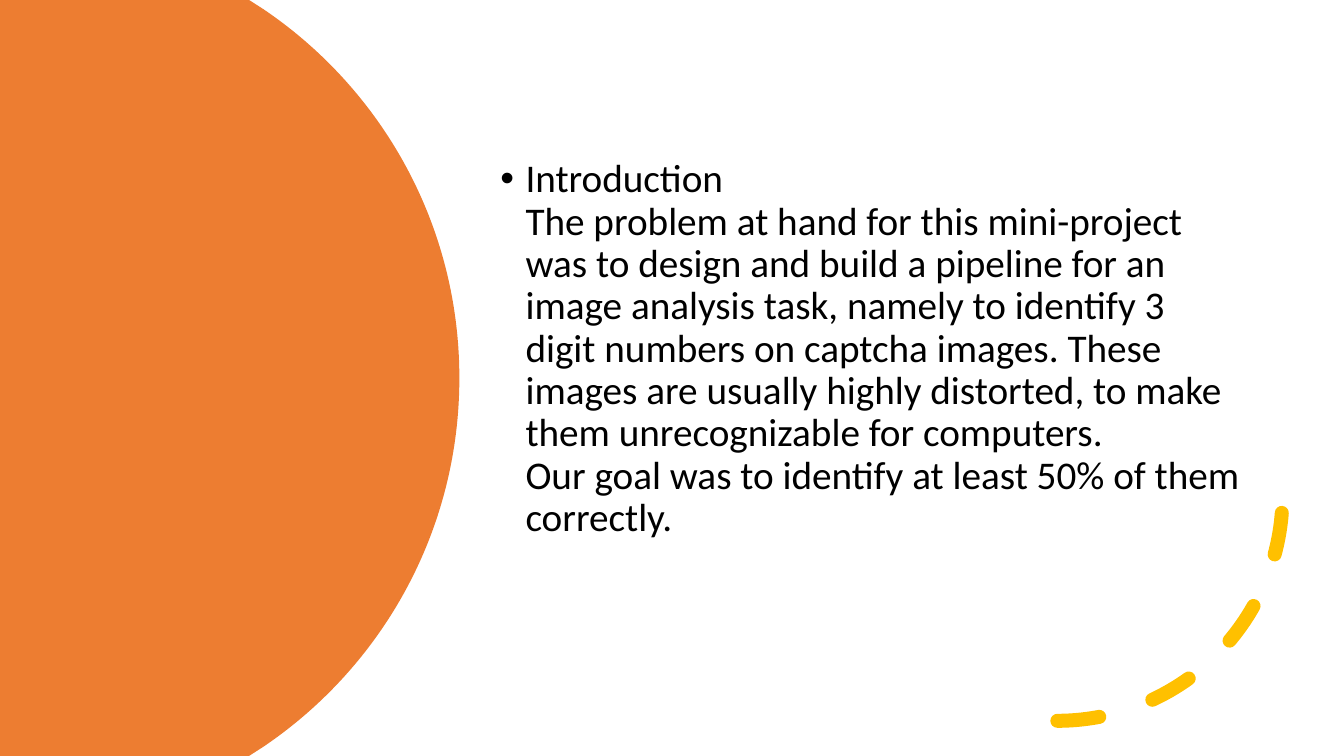
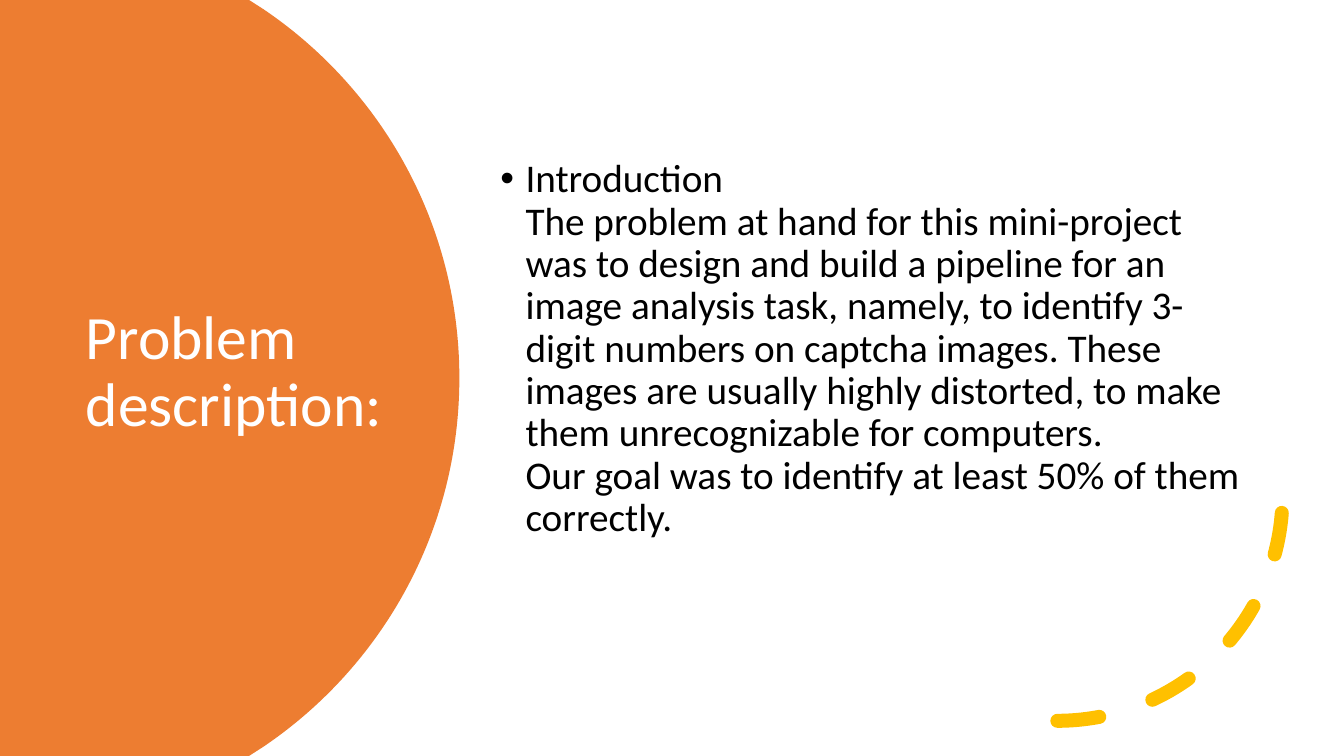
Before and after one commit to bidlekm/Captcha_Detection, a slide deck: slide 2 of Intro2IA_Mini_Project_complete/mini_project/presentation.pptm. Drawn at 1344x756 pixels with LibreOffice and Linux fonts; fonts in the diff are those of the drawing. Boxes give left, top, right and bottom in pixels: in the first picture for what was removed or moved away, otherwise in the second. Text is boxed around its words. In the diff, an @@ line names an element or a change of style, - is before the commit and + after.

```diff
--- a/Intro2IA_Mini_Project_complete/mini_project/presentation.pptm
+++ b/Intro2IA_Mini_Project_complete/mini_project/presentation.pptm
@@ text at (526,164,1239,538): text changed @@
-• Introduction
-  The problem at hand for this mini-project was to design and build a pipeline for an
-  image analysis task, namely to identify 3 digit numbers on captcha images. These
-  images are usually highly distorted, to make them unrecognizable for computers.
-  Our goal was to identify at least 50% of them correctly.
+• Introduction
+  The problem at hand for this mini-project was to design and build a pipeline for an
+  image analysis task, namely, to identify 3-digit numbers on captcha images. These
+  images are usually highly distorted, to make them unrecognizable for computers.
+  Our goal was to identify at least 50% of them correctly.
@@ title added at (86,316,382,436), 44 pt, text #FFFFFF @@
+Problem description:
```
Also in this commit, not shown: 4 other slides changed, 2 slides added, 2 slides removed.
